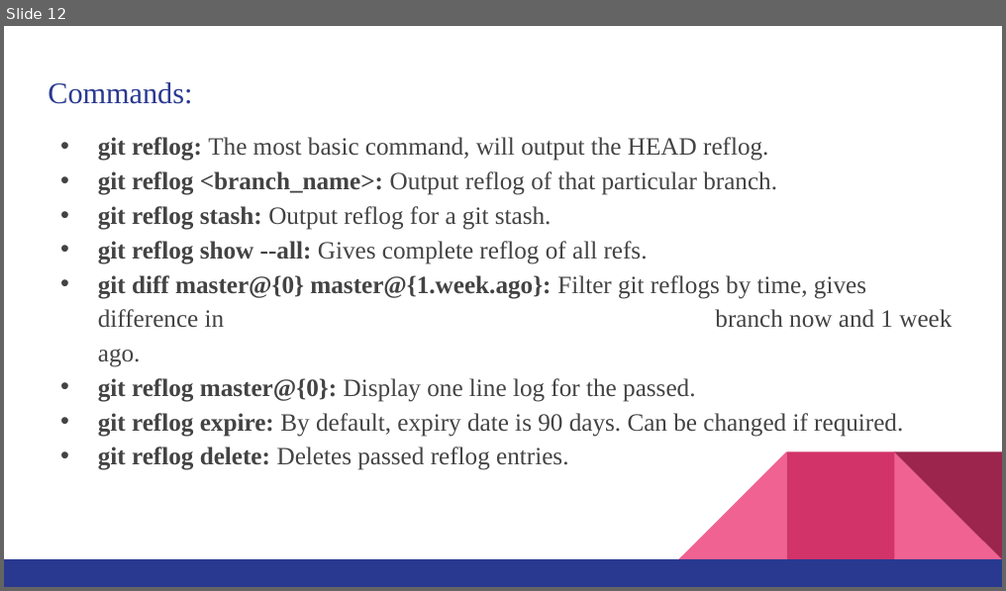
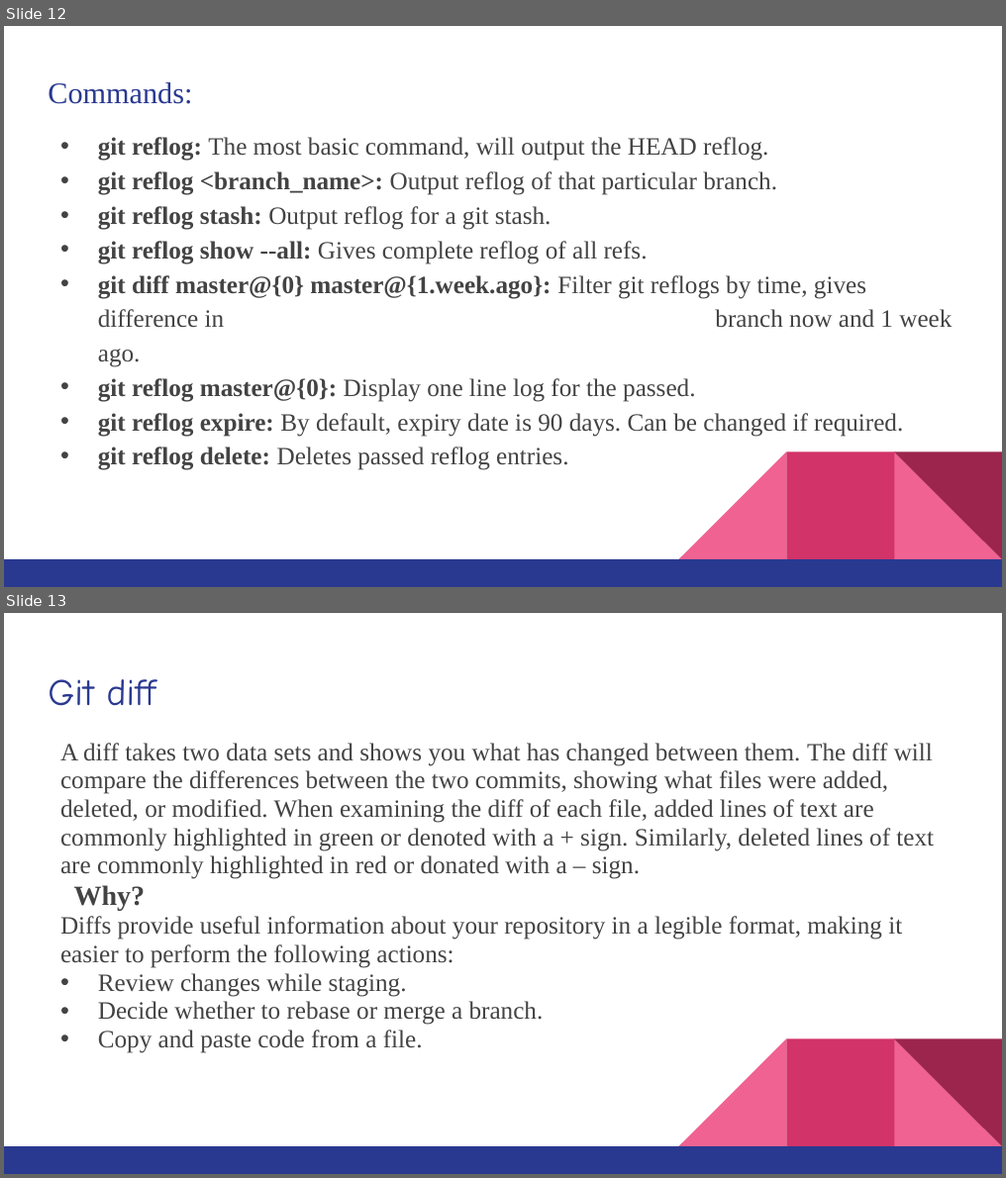
Before and after one commit to MrVaibhavChamp/Git-Advanced-Features, a slide deck: KOSS ppt.pptx. Shown one above the other, each under a label of ours: slide 12 before the commit, slides 12 and 13 after it. The pictures are 1006x591 and 1006x1178 pixels, drawn with LibreOffice and Linux fonts; fonts in the diff are those of the drawing. Boxes give left, top, right and bottom in pixels: in the first picture for what was removed or moved away, otherwise in the second. Text is boxed around its words. In the diff, an @@ line names an element or a change of style, - is before the commit and + after.

Commit message:
Updated ppt

```diff
--- a/KOSS ppt.pptx
+++ b/KOSS ppt.pptx
@@ slide 13 added at bbox=[4, 613, 1002, 1174], background #FFFFFF; not listed: 5 template elements that a slide beside it also shows @@
@@ title added at bbox=[48, 679, 156, 706], 27 pt, text #2A3990 @@
+Git diff
@@ text added at bbox=[60, 743, 934, 1054], 18 pt, text #434343 @@
+A diff takes two data sets and shows you what has changed between them. The diff will compare the differences between the two commits, showing what files were added, deleted, or modified. When examining the diff of each file, added lines of text are commonly highlighted in green or denoted with a + sign. Similarly, deleted lines of text are commonly highlighted in red or donated with a – sign.
+Why?
+Diffs provide useful information about your repository in a legible format, making it easier to perform the following actions:
+• Review changes while staging.
+• Decide whether to rebase or merge a branch.
+• Copy and paste code from a file.
```
Also in this commit, not shown: 2 other slides added.
